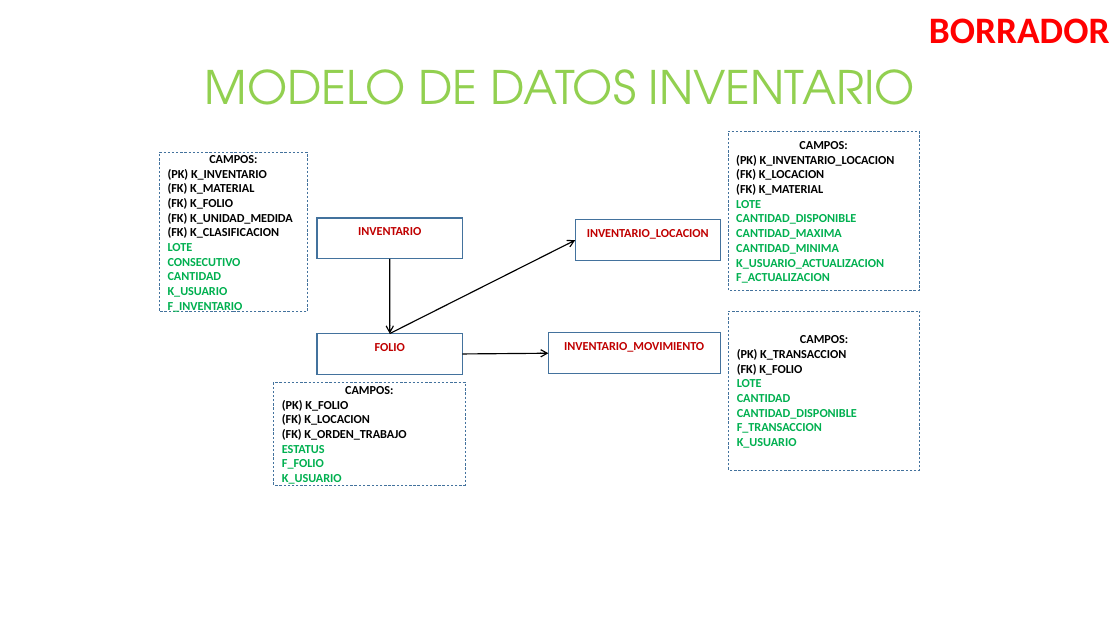
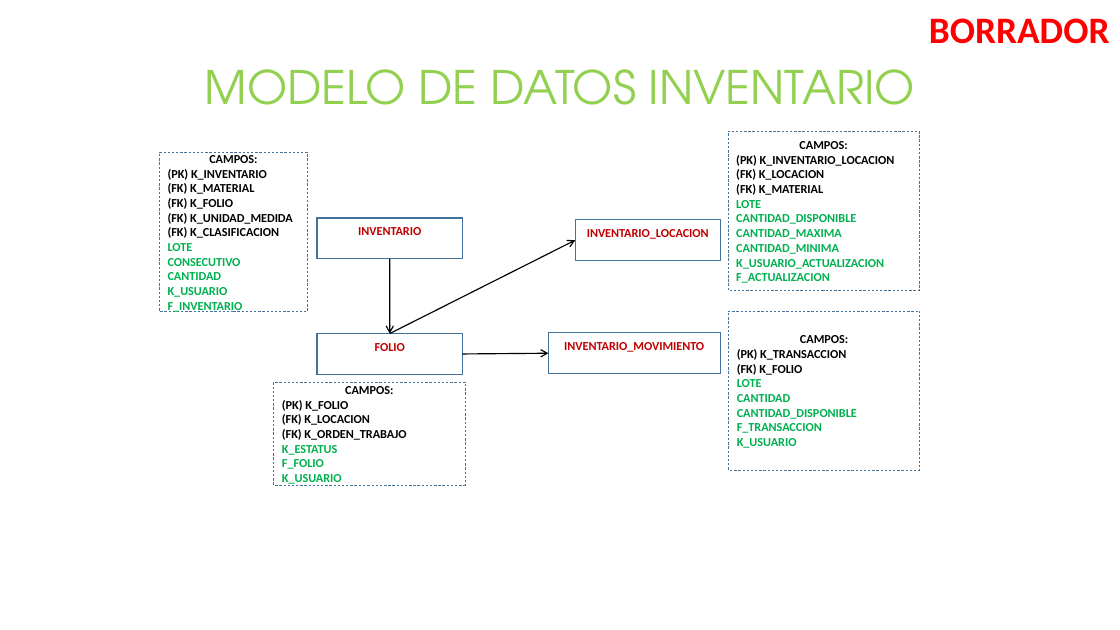
Before and after one commit to AXDELAROSA/CONTROL_QUALITY, a slide deck: slide 2 of Docs/MODELO_DATOS_INVENTARIO.pptx. Drawn at 1120x630 pixels with LibreOffice and Linux fonts; fonts in the diff are those of the drawing. Boxes give left, top, right and bottom in pixels: in the first picture for what was removed or moved away, otherwise in the second. Text is boxed around its words. In the diff, an @@ line names an element or a change of style, - is before the commit and + after.

```diff
--- a/Docs/MODELO_DATOS_INVENTARIO.pptx
+++ b/Docs/MODELO_DATOS_INVENTARIO.pptx
@@ text in rectangle at bbox=[282, 445, 337, 455]: text changed @@
-ESTATUS
+K_ESTATUS
```
Also in this commit, not shown: 17 other files.
